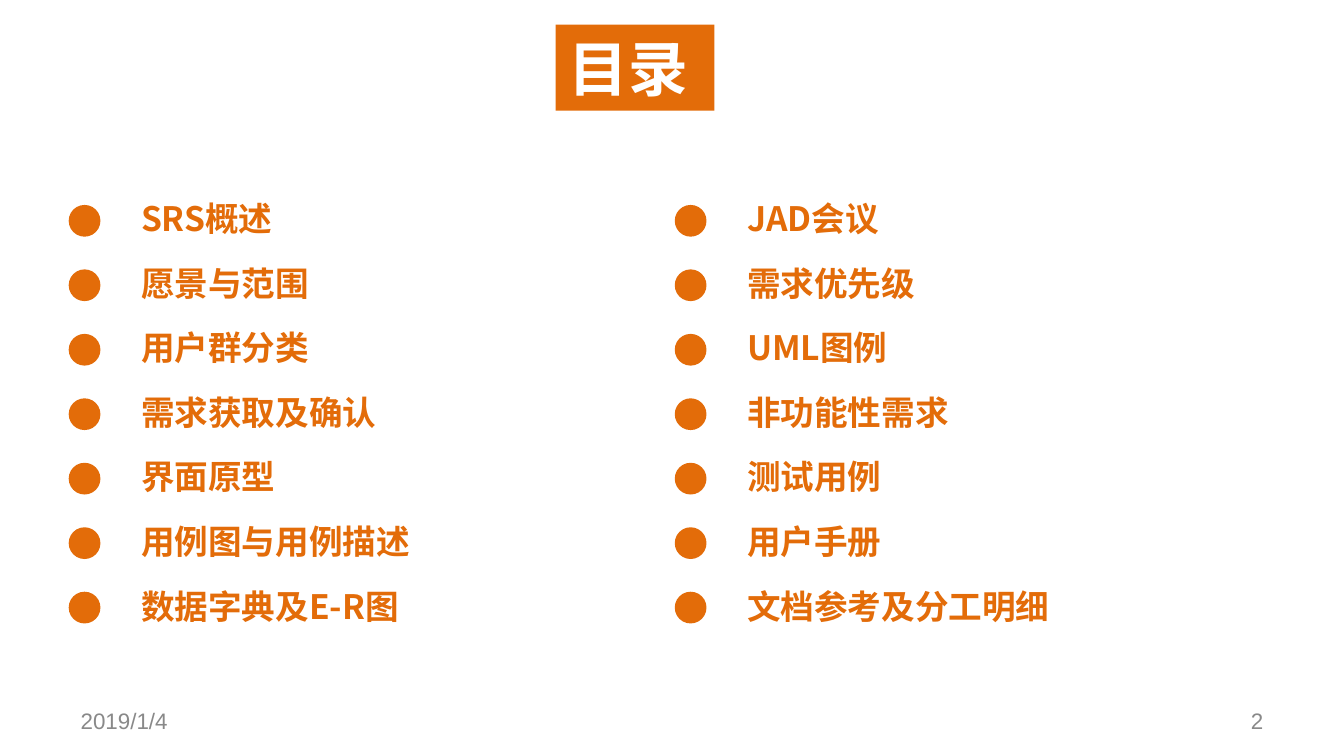
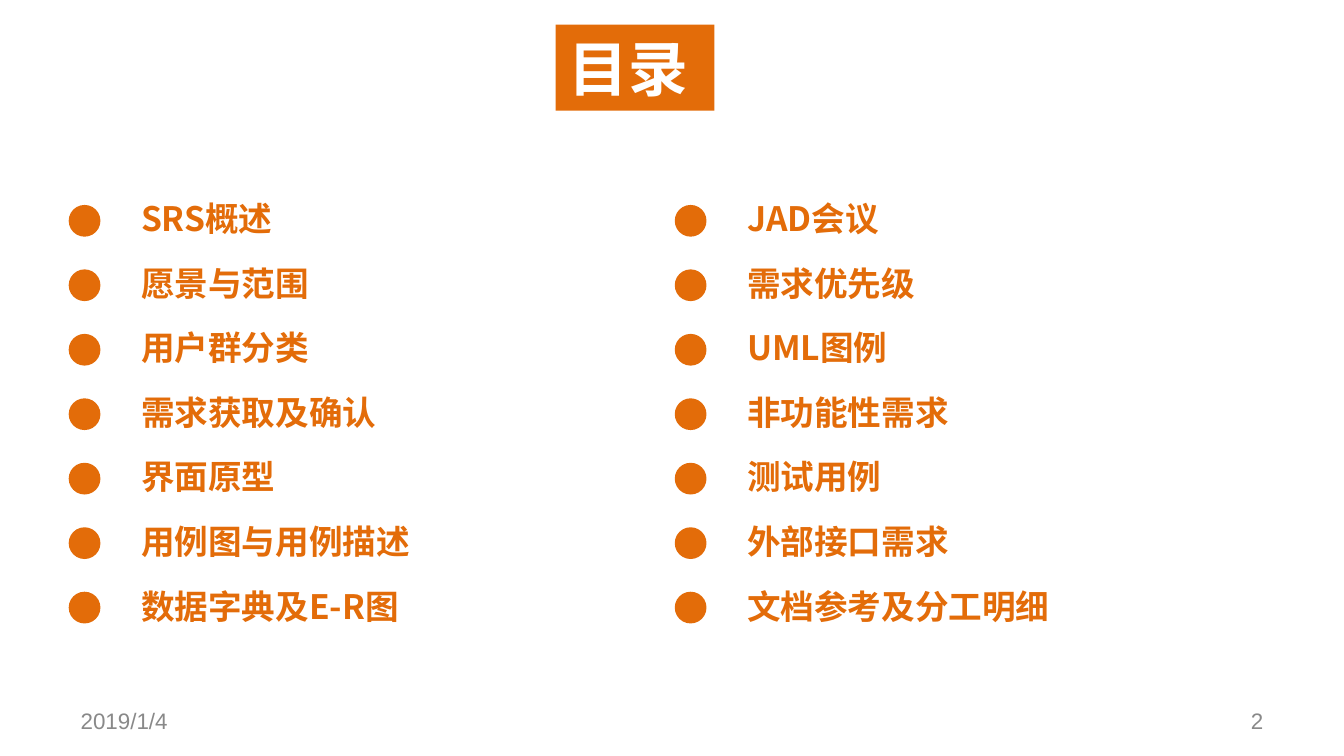
Before and after one commit to SoftwareRequirtmentsG02/Document, a slide deck: slide 2 of 案例教学系统/受控文档/分析设计/PPT/PRD2018-G02-SRS评审PPT.pptx. Drawn at 1344x756 pixels with LibreOffice and Linux fonts; fonts in the diff are those of the drawing; background and template pictures are left out. Boxes give left, top, right and bottom in pixels: in the first picture for what was removed or moved away, otherwise in the second. Text is boxed around its words. In the diff, an @@ line names an element or a change of style, - is before the commit and + after.

```diff
--- a/案例教学系统/受控文档/分析设计/PPT/PRD2018-G02-SRS评审PPT.pptx
+++ b/案例教学系统/受控文档/分析设计/PPT/PRD2018-G02-SRS评审PPT.pptx
@@ text at [747,525,949,557]: text changed @@
-用户手册
+外部接口需求
```
Also in this commit, not shown: 10 other slides changed, 2 slides removed, 21 other files.
